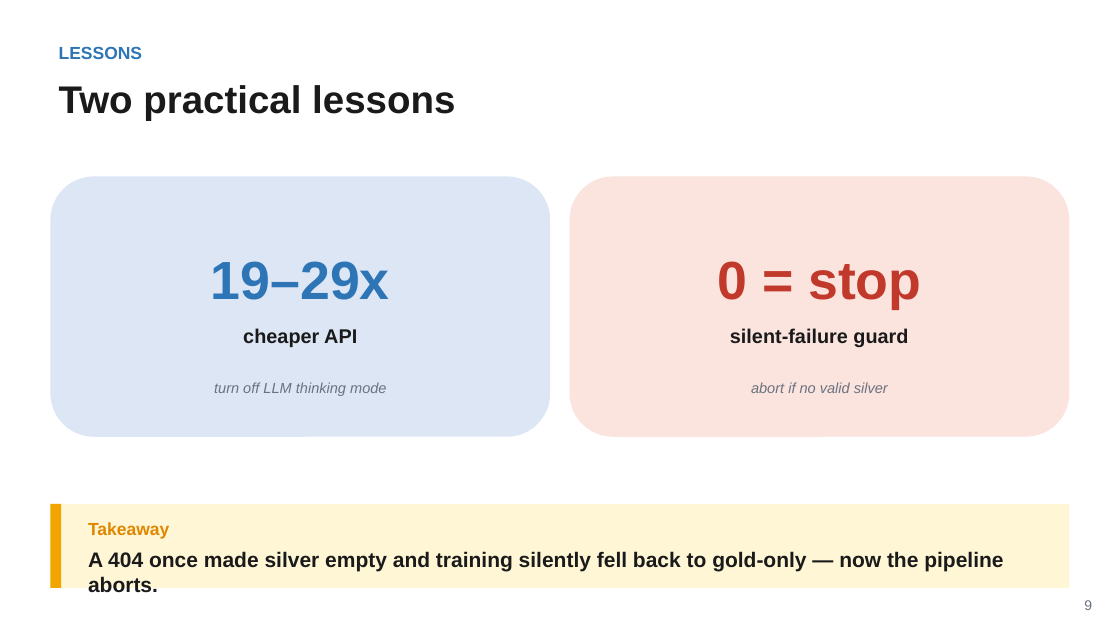
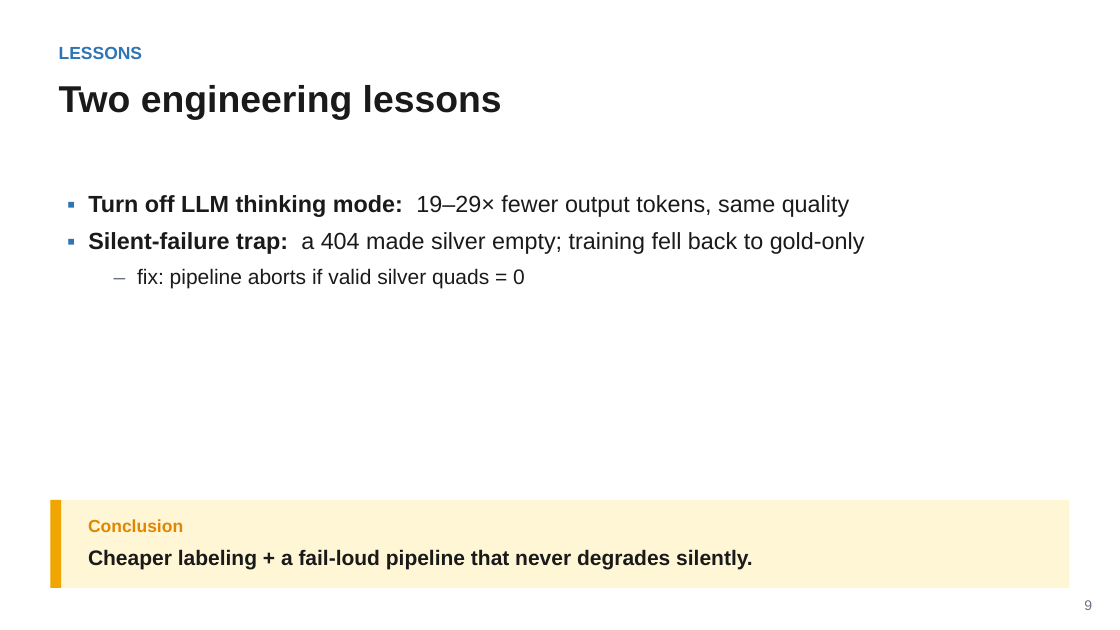
Before and after one commit to magnum-qin/ABSA-QUAD, a slide deck: slide 9 of docs/KD_group_meeting_20260629.pptx. Drawn at 1120x630 pixels with LibreOffice and Linux fonts; fonts in the diff are those of the drawing. Boxes give left, top, right and bottom in pixels: in the first picture for what was removed or moved away, otherwise in the second. Text is boxed around its words. In the diff, an @@ line names an element or a change of style, - is before the commit and + after.

```diff
--- a/docs/KD_group_meeting_20260629.pptx
+++ b/docs/KD_group_meeting_20260629.pptx
@@ text at <box>59,85,502,120</box>: text changed; size 33 to 32 pt @@
-Two practical lessons
+Two engineering lessons
@@ rounded rectangle removed at <box>50,176,550,437</box> @@
@@ rounded rectangle removed at <box>570,176,1070,437</box> @@
@@ text added at <box>88,195,865,289</box>, 20 pt, text #1A1A1A @@
+▪ Turn off LLM thinking mode: 19–29× fewer output tokens, same quality
+▪ Silent-failure trap: a 404 made silver empty; training fell back to gold-only
+– fix: pipeline aborts if valid silver quads = 0
@@ text removed at <box>211,261,390,300</box> @@
-19–29x
@@ text removed at <box>717,261,921,309</box> @@
-0 = stop
@@ text removed at <box>243,328,357,347</box> @@
-cheaper API
@@ text removed at <box>730,328,908,347</box> @@
-silent-failure guard
@@ text removed at <box>214,382,386,396</box> @@
-turn off LLM thinking mode
@@ text removed at <box>751,382,888,393</box> @@
-abort if no valid silver
@@ rectangle: place and size @@
-rectangle at <box>50,504,1070,588</box>
+rectangle at <box>50,500,1070,588</box>
@@ rectangle: place and size @@
-rectangle at <box>50,504,61,588</box>
+rectangle at <box>50,500,61,588</box>
@@ text removed at <box>88,522,169,539</box> @@
-Takeaway
@@ text added at <box>88,519,183,532</box>, 15 pt, text #E08600, bold @@
+Conclusion
@@ text removed at <box>88,551,1003,597</box> @@
-A 404 once made silver empty and training silently fell back to gold-only — now the pipeline aborts.
@@ text added at <box>88,549,753,569</box>, 18 pt, text #1A1A1A, bold @@
+Cheaper labeling + a fail-loud pipeline that never degrades silently.
```
Also in this commit, not shown: 9 other slides changed.
